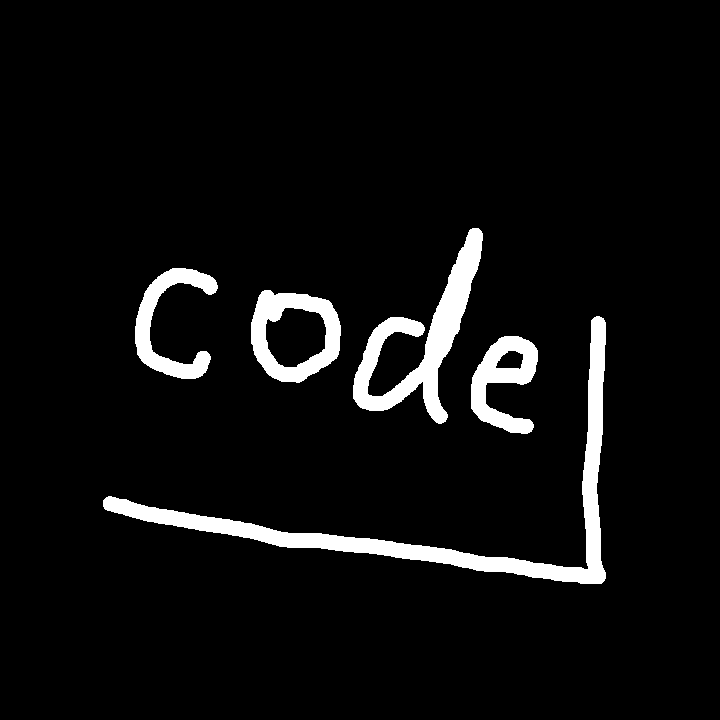
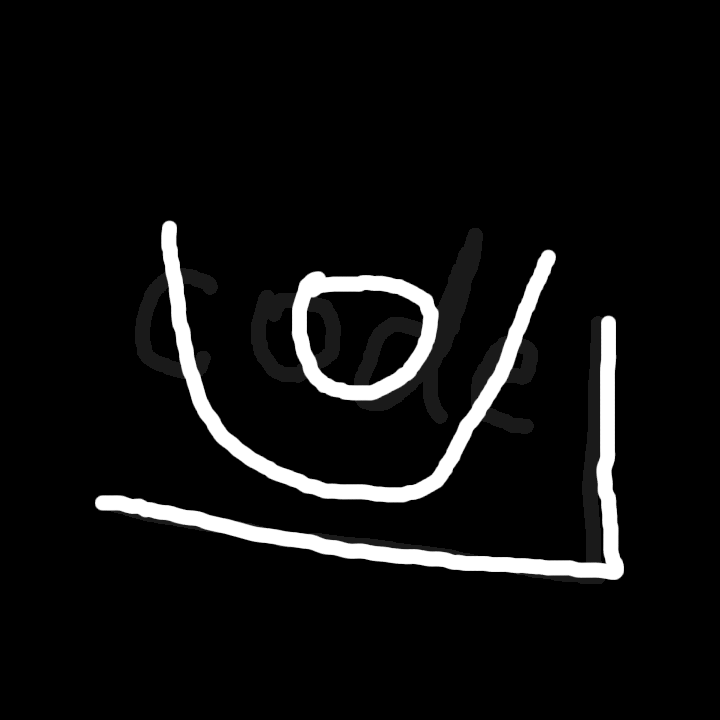
Layer changes from the first 720 x 720 image to the second:
"Layer 1": opacity 100% → 10% over [103, 228, 606, 584]
moved "Background" above "Background copy", painted on it over [95, 220, 624, 580]
